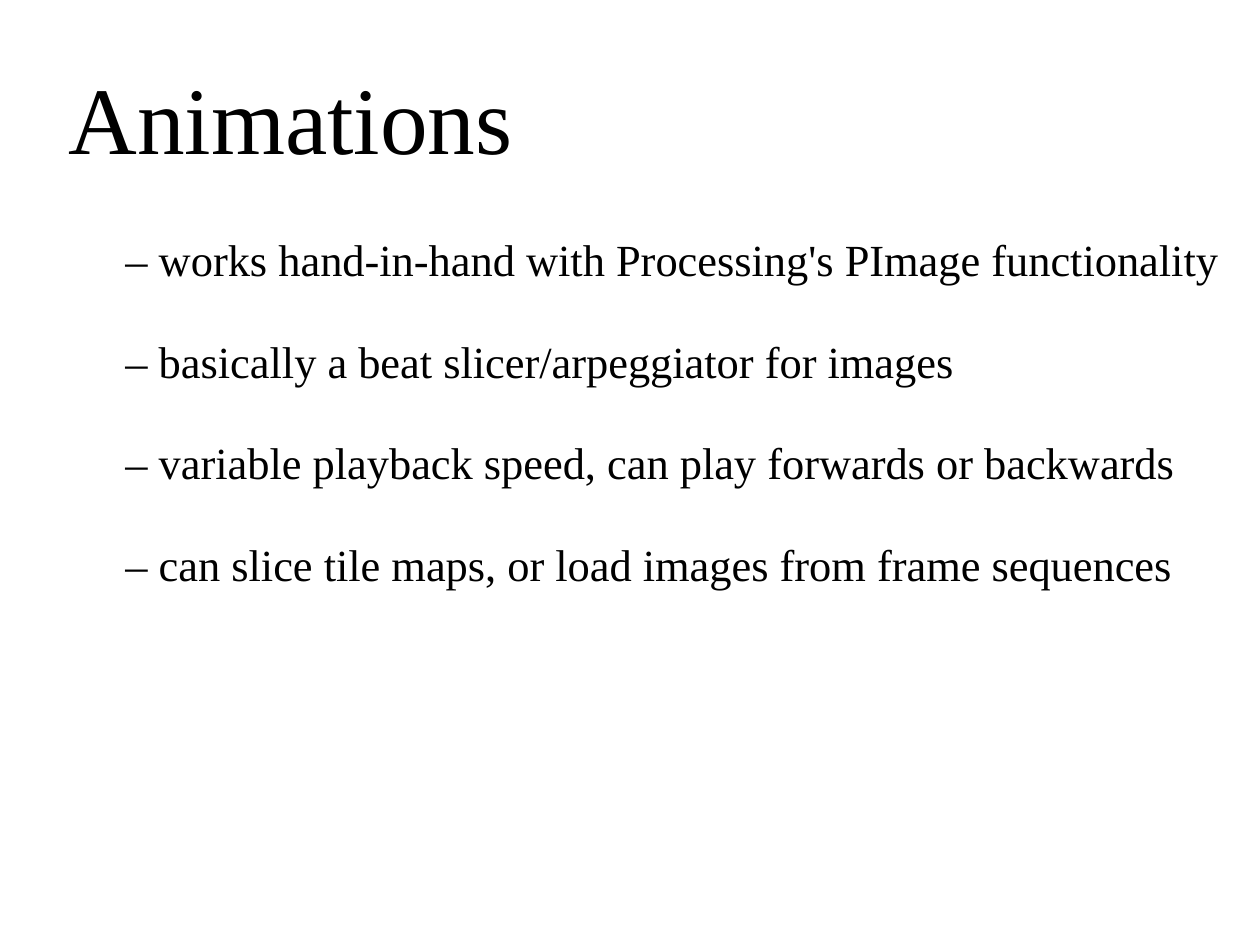
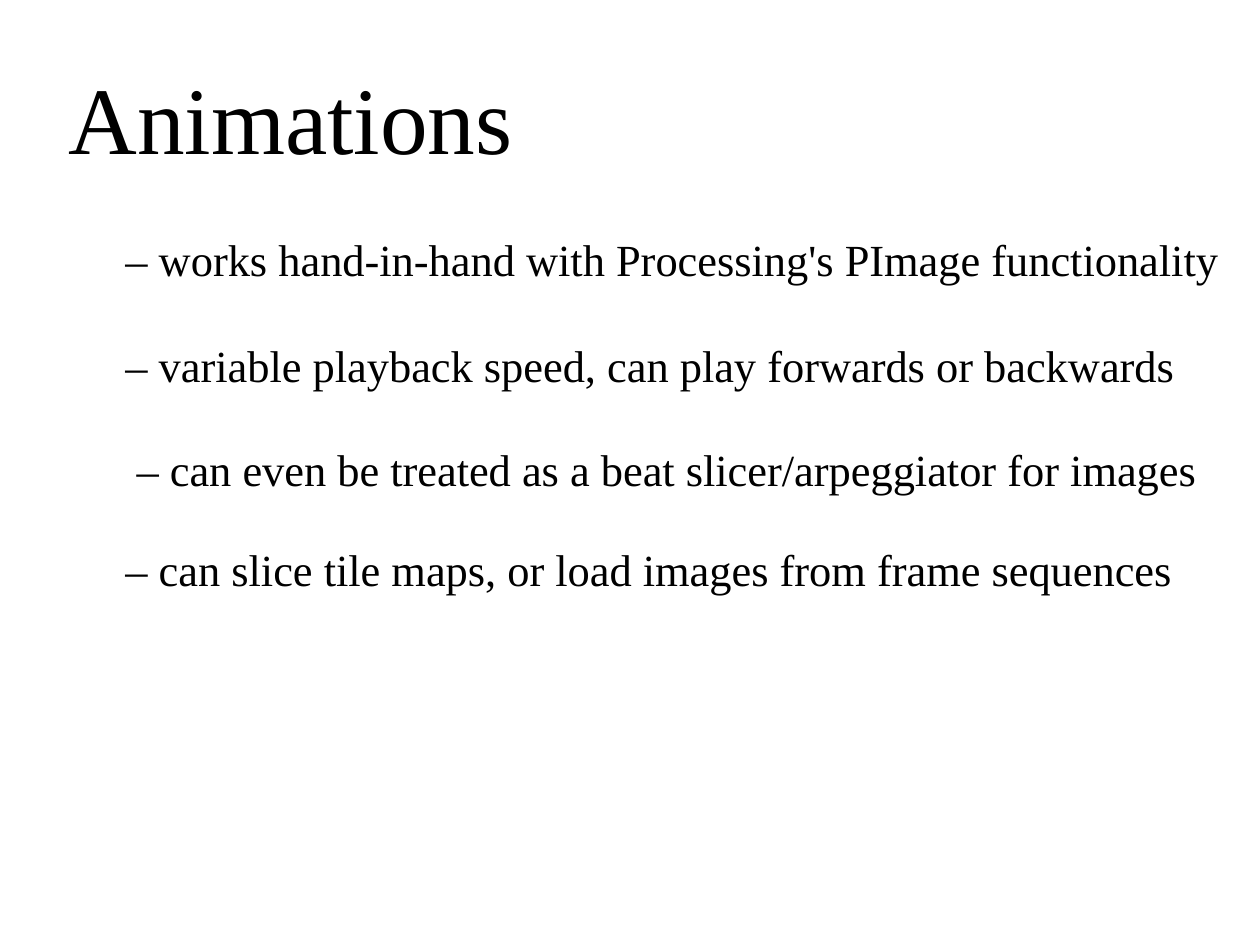
Before and after one commit to rdlester/hermes, a slide deck: slide 8 of presentation/final pres.ppt. Drawn at 1260x945 pixels with LibreOffice and Linux fonts; fonts in the diff are those of the drawing; background and template pictures are left out. Boxes give left, top, right and bottom in pixels: in the first picture for what was removed or moved away, otherwise in the second. Text is boxed around its words. In the diff, an @@ line names an element or a change of style, - is before the commit and + after.

```diff
--- a/presentation/final pres.ppt
+++ b/presentation/final pres.ppt
@@ text at <box>159,244,1218,595</box>: line spacing 0.95 to 1 @@
@@ text at <box>159,346,954,387</box>: paragraph removed @@
-– basically a beat slicer/arpeggiator for images
@@ text at <box>170,454,1196,495</box>: paragraph added @@
+– can even be treated as a beat slicer/arpeggiator for images
```
Also in this commit, not shown: 1 other slide changed, 1 other file.
